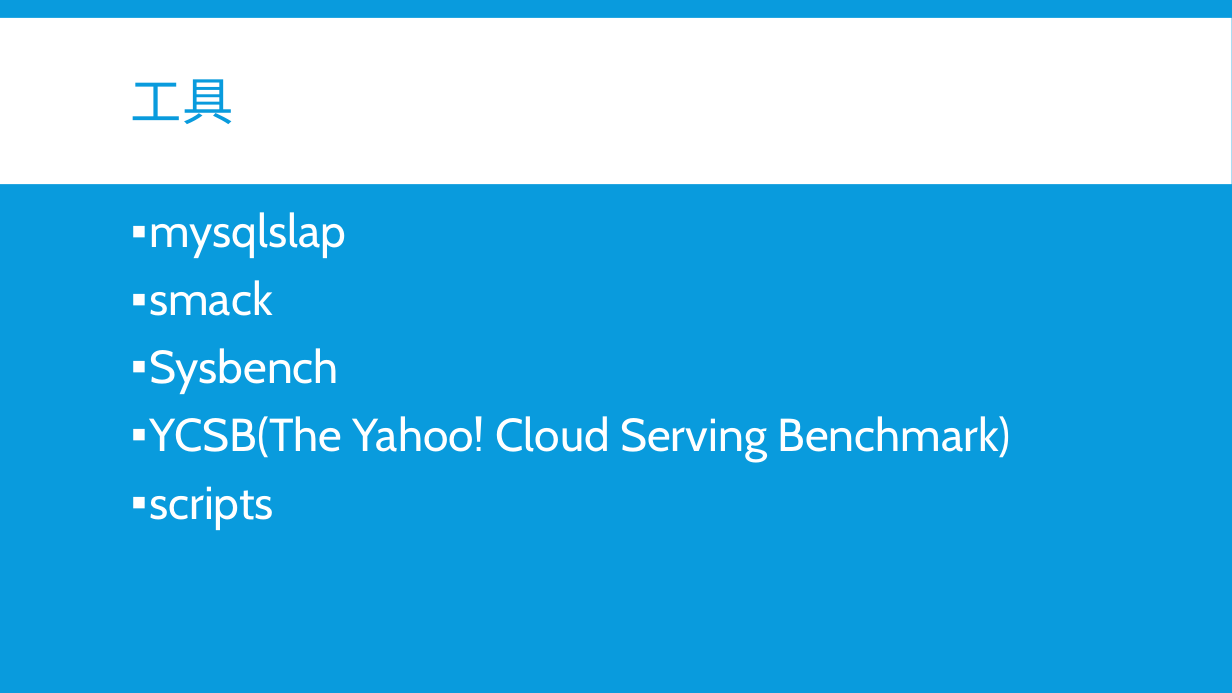
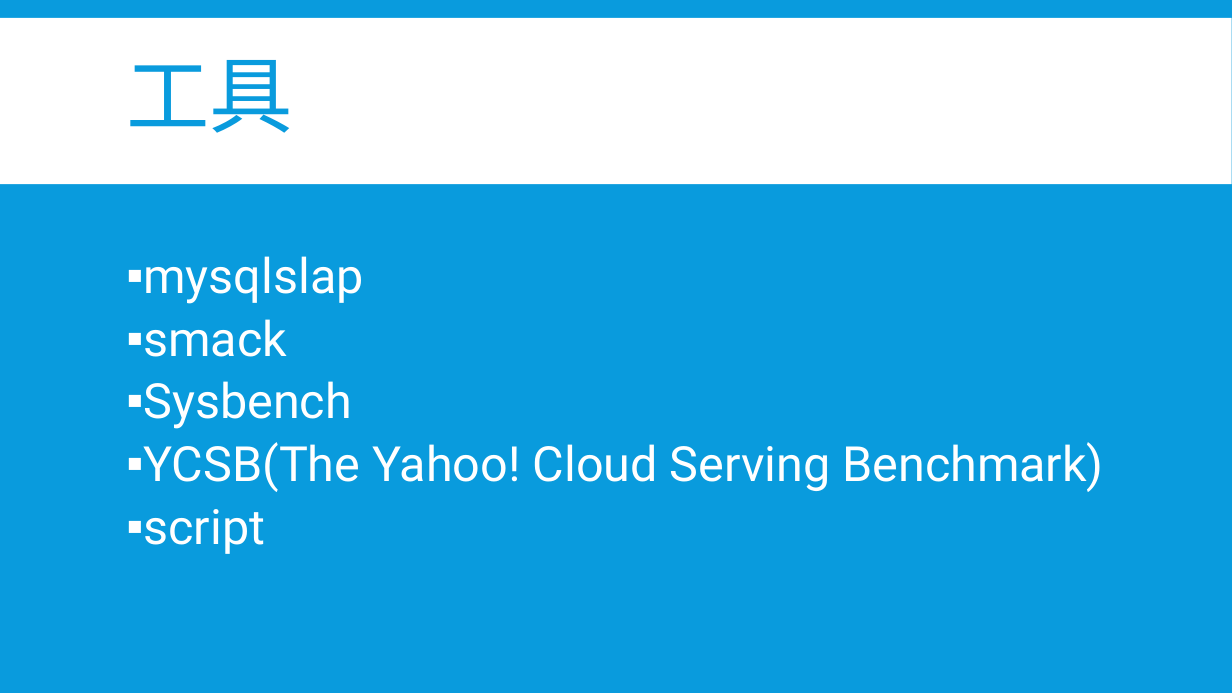
Before and after one commit to b4ubles/PCBNS, a slide deck: slide 7 of doc/NoSQL vs SQL.pptx (slide 6 before the commit). Drawn at 1232x693 pixels with LibreOffice and Linux fonts; fonts in the diff are those of the drawing. Boxes give left, top, right and bottom in pixels: in the first picture for what was removed or moved away, otherwise in the second. Text is boxed around its words. In the diff, an @@ line names an element or a change of style, - is before the commit and + after.

```diff
--- a/doc/NoSQL vs SQL.pptx
+++ b/doc/NoSQL vs SQL.pptx
@@ title "工具" at bbox=[126, 60, 293, 133]: size 40 to 65 pt, font Cabin to Roboto @@
@@ text "mysqlslap": place and size @@
-text "mysqlslap" at bbox=[149, 212, 1010, 530]
+text "mysqlslap" at bbox=[143, 256, 1103, 554]
@@ text "mysqlslap" at bbox=[143, 256, 1103, 554]: vertical alignment top to middle @@
@@ text at bbox=[143, 256, 1103, 492]: size 36 to 37.8 pt, font Cabin to Roboto; indent changed; less space between paragraphs @@
@@ text at bbox=[143, 509, 265, 554]: text changed; size 36 to 37.8 pt; font Cabin to Roboto @@
-▪ scripts
+▪ script
```
Also in this commit, not shown: 26 other slides changed, 12 slides added, 3 slides removed.
